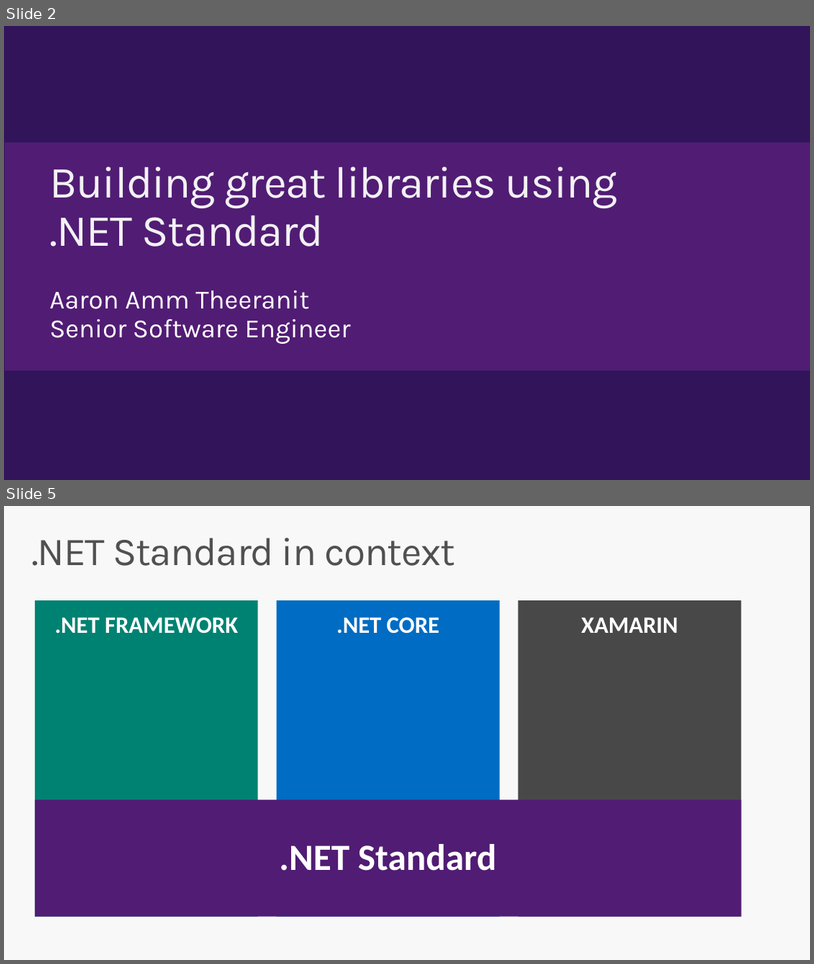
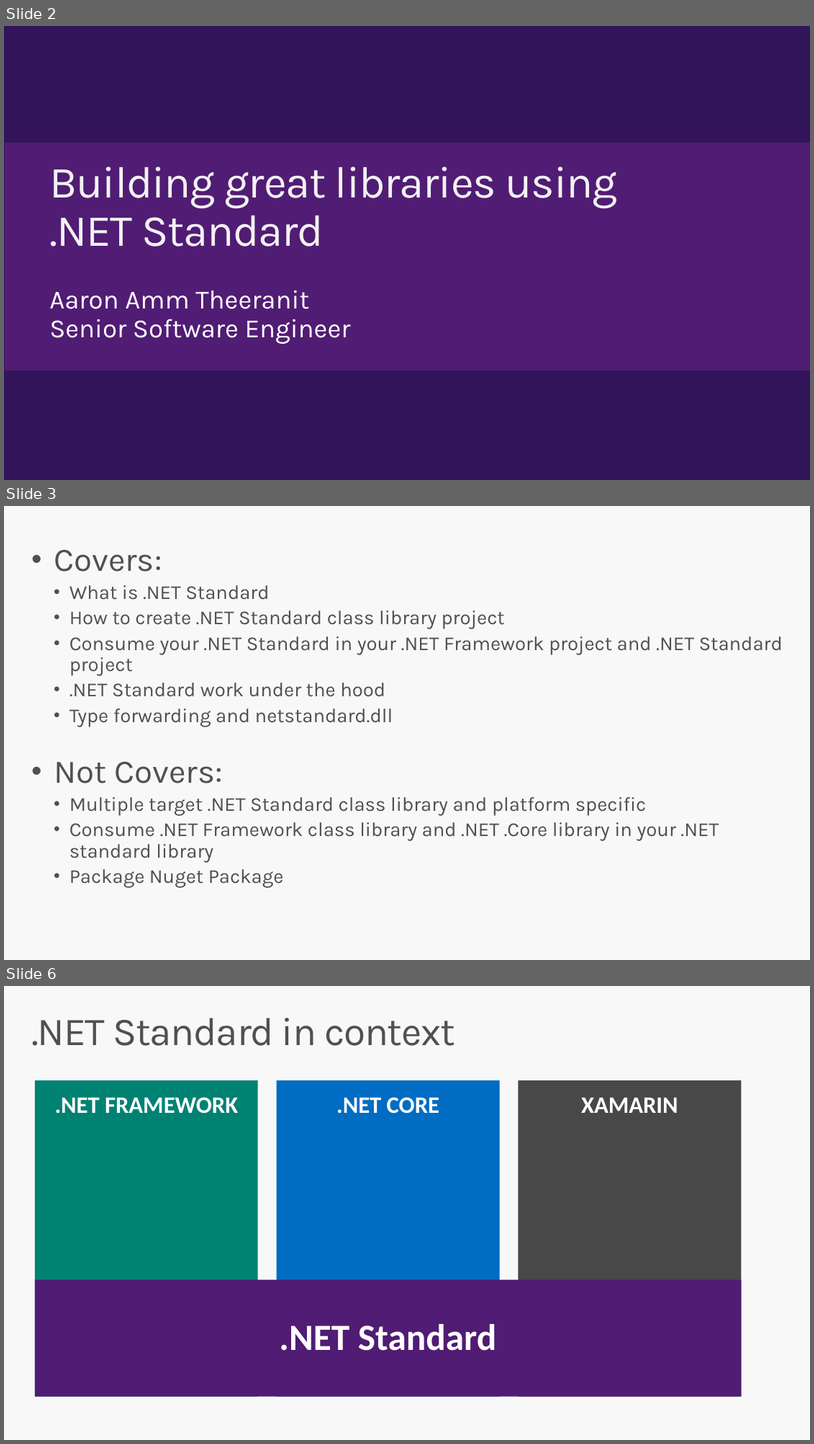
Before and after one commit to DotNetConfTh/dotnetconfth.github.io, a slide deck: dotnetconf/Technical/Decks/Aaron_NetStandard/Build Great Libraries using .NET Standard-Aaron.pptx. Shown one above the other, each under a label of ours: slides 2 and 5 before the commit, slides 2, 3 and 6 after it; the slides between them are not shown. The pictures are 814x964 and 814x1444 pixels, drawn with LibreOffice and Linux fonts; fonts in the diff are those of the drawing; background and template pictures are left out. Boxes give left, top, right and bottom in pixels: in the first picture for what was removed or moved away, otherwise in the second. Text is boxed around its words. In the diff, an @@ line names an element or a change of style, - is before the commit and + after.

```diff
--- a/dotnetconf/Technical/Decks/Aaron_NetStandard/Build Great Libraries using .NET Standard-Aaron.pptx
+++ b/dotnetconf/Technical/Decks/Aaron_NetStandard/Build Great Libraries using .NET Standard-Aaron.pptx
@@ slide 3 added at (4, 506, 810, 960), background #F8F8F8 @@
@@ text added at (54, 550, 783, 888), 23.5 pt, text #505050 @@
+• Covers:
+  • What is .NET Standard
+  • How to create .NET Standard class library project
+  • Consume your .NET Standard in your .NET Framework project and .NET Standard project
+  • .NET Standard work under the hood
+  • Type forwarding and netstandard.dll
+• Not Covers:
+  • Multiple target .NET Standard class library and platform specific
+  • Consume .NET Framework class library and .NET .Core library in your .NET standard library
+  • Package Nuget Package
@@ what was slide 5 is now slide 6 @@
```
Also in this commit, not shown: 8 slides changed, 13 other slides added, 12 slides removed.
